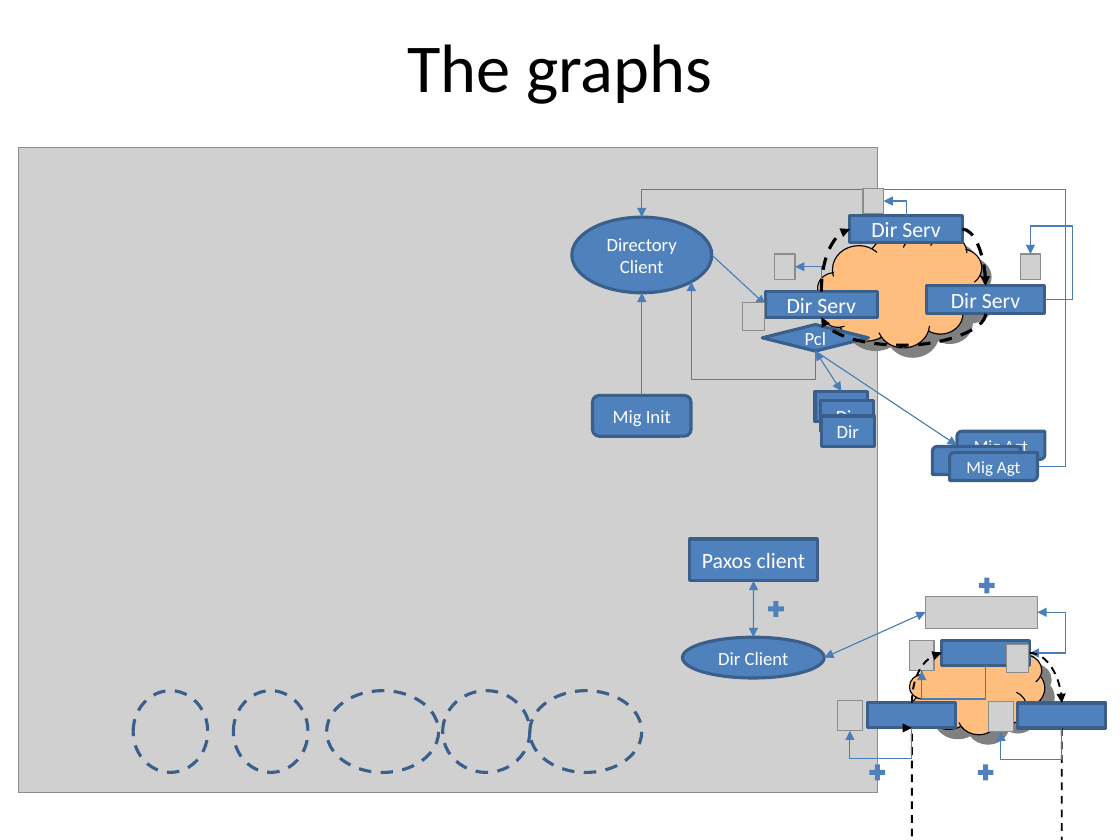
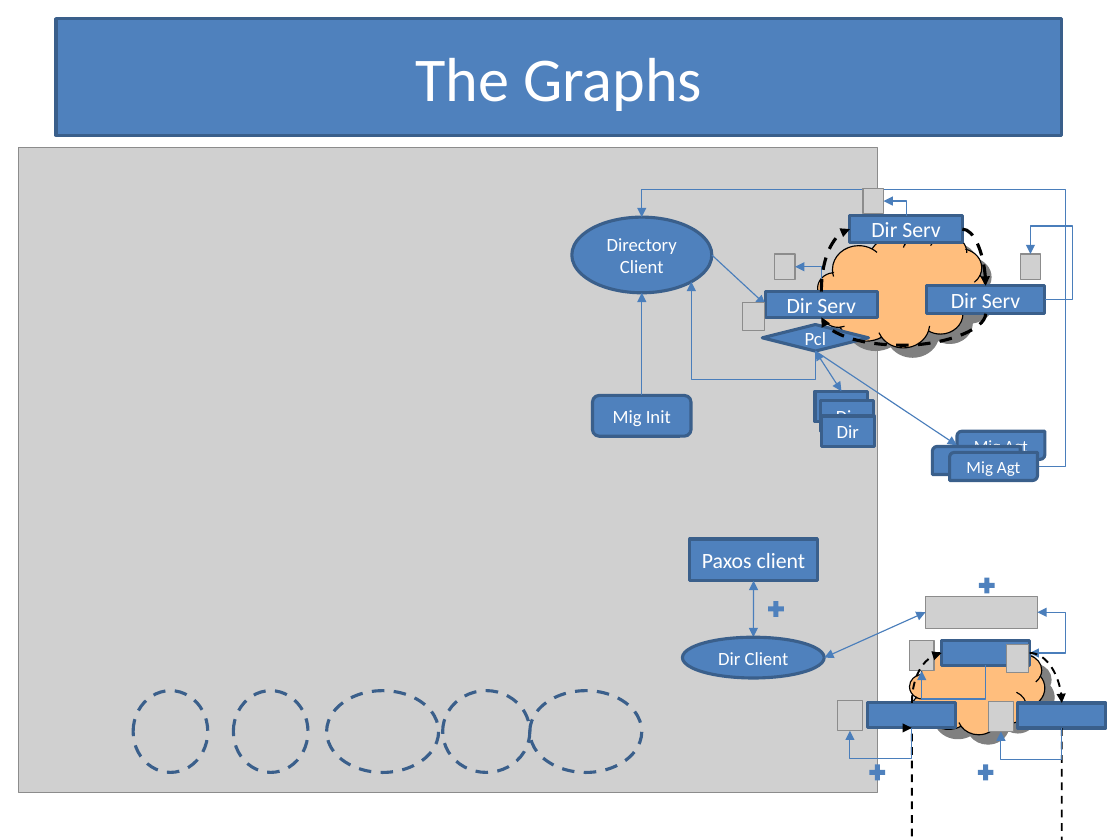
Before and after one commit to Slania/JPaxos-1, a slide deck: slide 28 of Paxos based directory updates for geo-replicated cloud storage.pptx. Drawn at 1120x840 pixels with LibreOffice and Linux fonts; fonts in the diff are those of the drawing; grey boxes stand for pictures. Boxes give left, top, right and bottom in pixels: in the first picture for what was removed or moved away, otherwise in the second. Text is boxed around its words. In the diff, an @@ line names an element or a change of style, - is before the commit and + after.

Commit message:
Sri | Updated ppt

```diff
--- a/Paxos based directory updates for geo-replicated cloud storage.pptx
+++ b/Paxos based directory updates for geo-replicated cloud storage.pptx
@@ title "The Graphs": place and size @@
-title "The Graphs" at bbox=[407, 44, 712, 104]
+title "The Graphs" at bbox=[56, 19, 1062, 136]
@@ title "The Graphs" at bbox=[56, 19, 1062, 136]: fill none to #4F81BD; outline none to #3A5F8C 2 pt @@
@@ title at bbox=[415, 58, 702, 111]: text changed; size 44 to 40 pt; text colour #000000 to #FFFFFF @@
-The graphs
+The Graphs
```
Also in this commit, not shown: 17 other slides changed.
